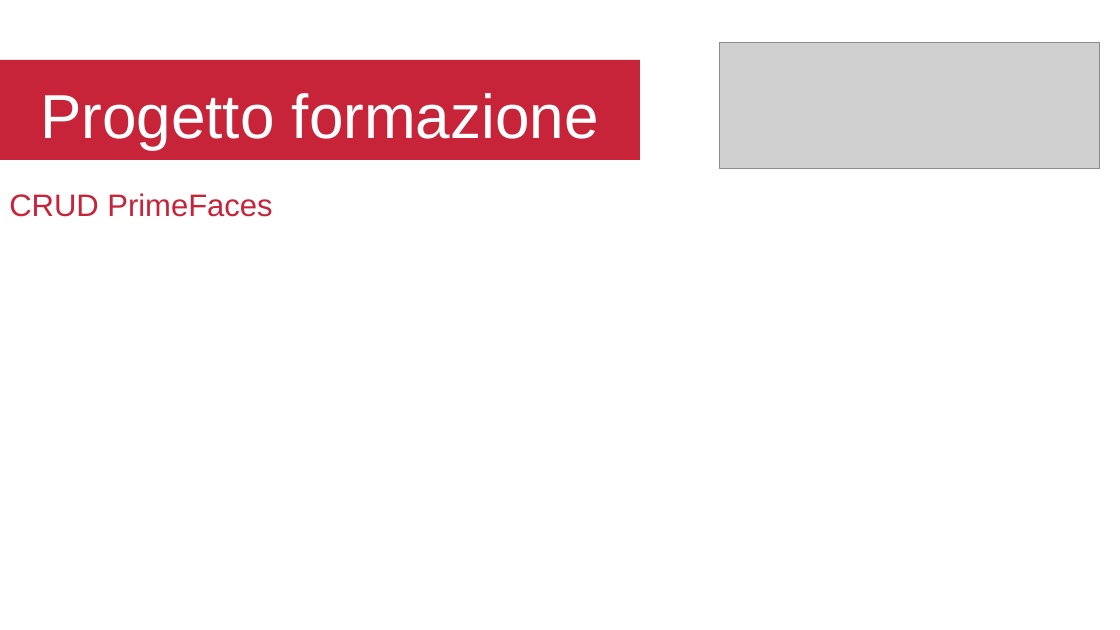
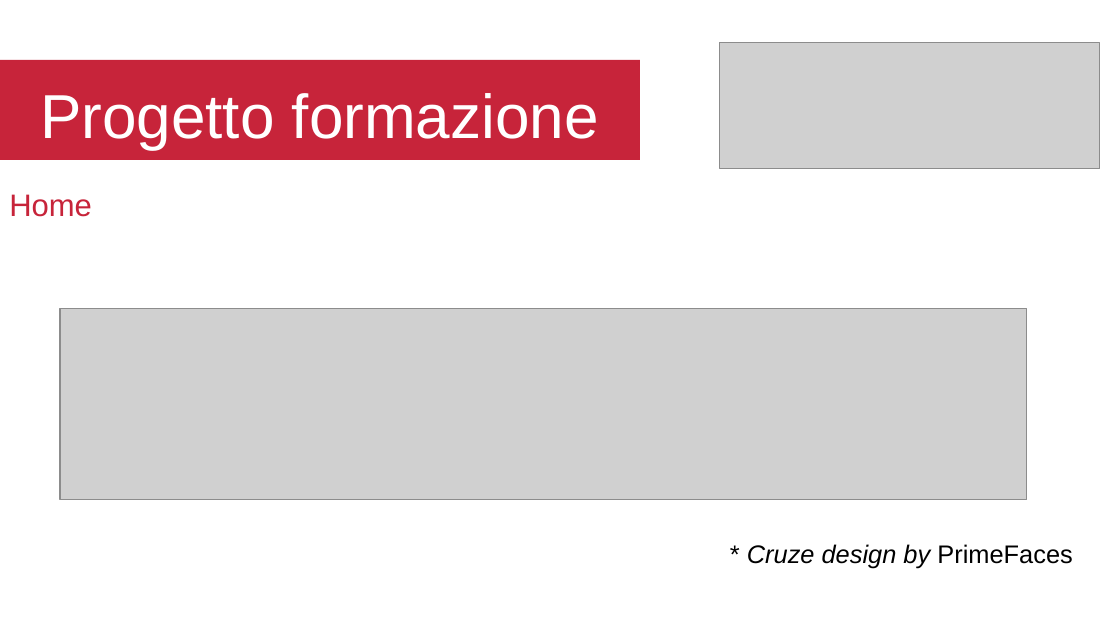
Before and after one commit to az01r/Esercizi-CIAC, a slide deck: slide 9 of Libri/Presentazione/Presentazione.odp (slide 10 before the commit). Drawn at 1120x630 pixels with LibreOffice and Linux fonts; fonts in the diff are those of the drawing; grey boxes stand for pictures; background and template pictures are left out. Boxes give left, top, right and bottom in pixels: in the first picture for what was removed or moved away, otherwise in the second. Text is boxed around its words. In the diff, an @@ line names an element or a change of style, - is before the commit and + after.

```diff
--- a/Libri/Presentazione/Presentazione.odp
+++ b/Libri/Presentazione/Presentazione.odp
@@ text at (x1=9, y1=194, x2=92, y2=217): text changed @@
-CRUD PrimeFaces
+Home
@@ picture added at (x1=60, y1=308, x2=1028, y2=500) @@
@@ text added at (x1=747, y1=544, x2=1072, y2=568), 18 pt, text #000000, italic @@
+* Cruze design by PrimeFaces
```
Also in this commit, not shown: 1 other slide changed, 7 slides added, 19 other files.
